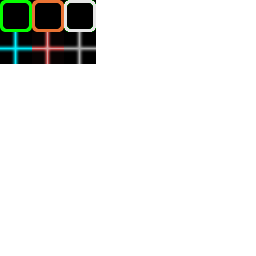
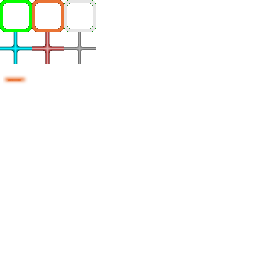
Revision of a layered 256px x 256px image; what changed, layer by layer:
painted on "Background" over (x1=0, y1=0, x2=96, y2=84)
